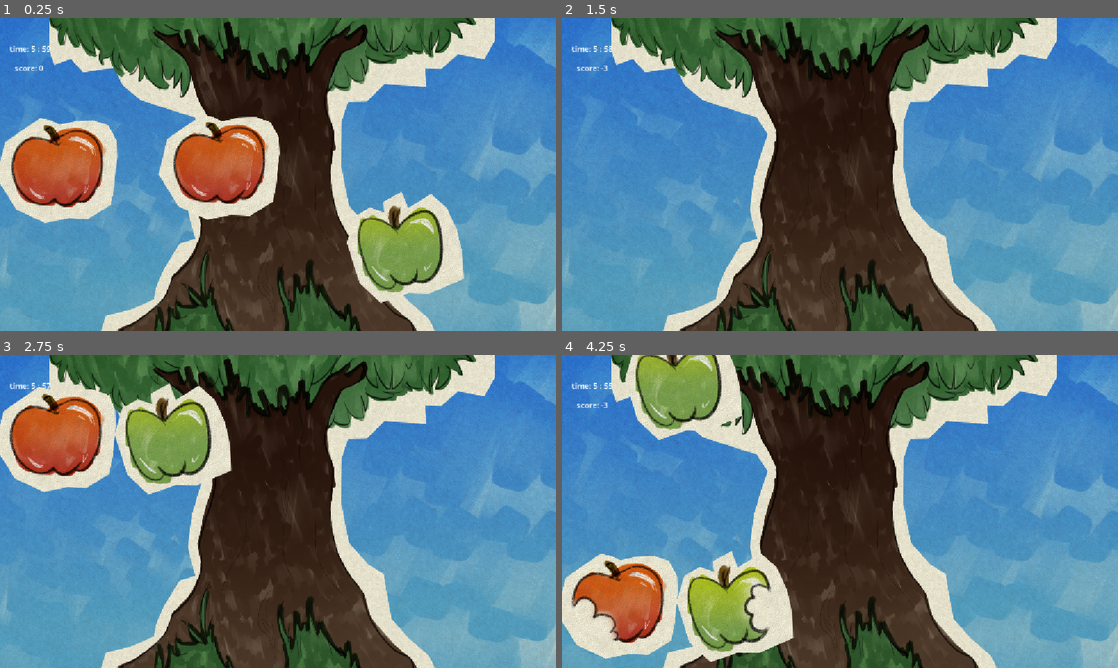
Above: before the commit, frames 1-4 (two rows, left to right).
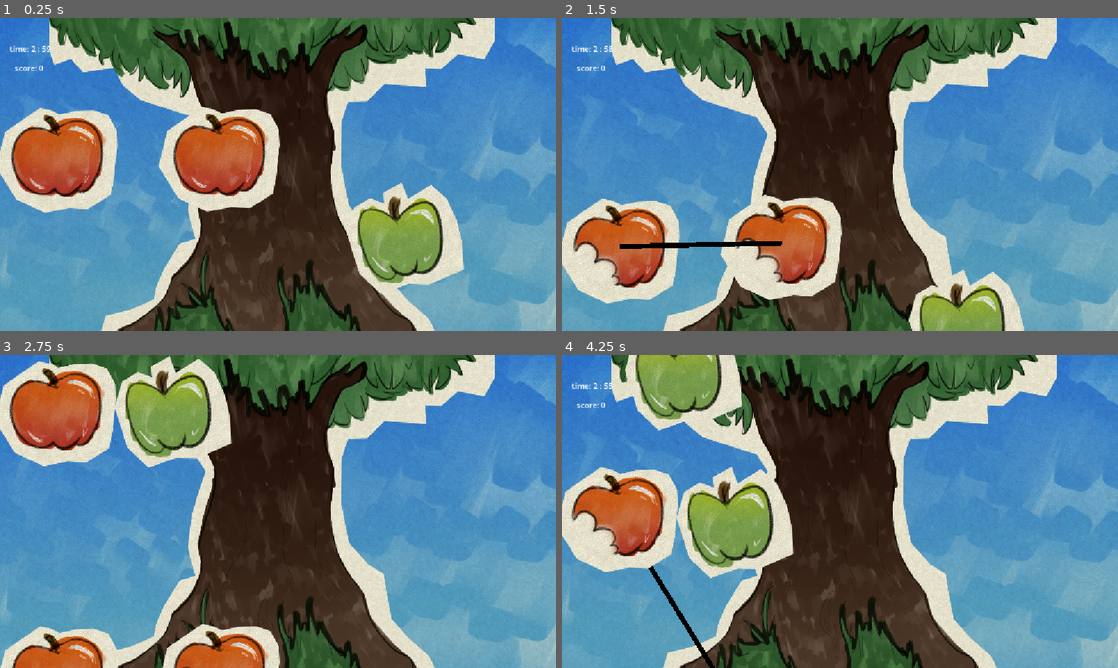
Above: after the commit, the same moments.

Repository: evelicry/Apple-Link
Game: Godot game, scene res://scenes/main.tscn
Two runs of this game, one before a commit and one after it. Both use one fixed random seed, a clock stepped at 60 frames per second and the inputs below.
Inputs (mouse positions are in pixels of both pictures, inside the frame that each line leads up to):
- Up to frame 1 (0.25 s): no input
- Up to frame 2 (1.5 s): move the mouse to (623, 193) at 0.52 s; click (623, 193) at 0.67 s; move the mouse to (784, 268) at 1.27 s; click (784, 268) at 1.42 s
- Up to frame 3 (2.75 s): move the mouse to (333, 442) at 2.02 s; click (333, 442) at 2.17 s
- Up to frame 4 (4.25 s): move the mouse to (617, 436) at 2.77 s; click (617, 436) at 2.92 s; move the mouse to (728, 524) at 3.52 s; click (728, 524) at 3.67 s

The runs differ from the first frame. In frame 1, 9.5% of the frame differs, in the area x 0-84%, y 8-92%; in frame 2, 14%; in frame 3, 17%; in frame 4, 23%, in the area x 0-42%, y 0-100%.

Commit message:
Update main.tscn

Diff:
--- a/scenes/main.tscn
+++ b/scenes/main.tscn
@@ -6,6 +6,8 @@
 [ext_resource type="Texture2D" uid="uid://3d0pqjqcoqu3" path="res://sprites/apple_tree.webp" id="4_jyhfs"]
 [ext_resource type="Texture2D" uid="uid://dy24eyce547d0" path="res://sprites/sky.webp" id="4_tbgi4"]
 [ext_resource type="PackedScene" uid="uid://cln68yaevk3i8" path="res://scenes/FakeApple.tscn" id="6_tefeu"]
+[ext_resource type="AudioStream" uid="uid://sdq0nx0dpvgk" path="res://Audio/Music/spencer_yk-little-slimex27s-adventure-151007.mp3" id="7_o6xl0"]
+[ext_resource type="AudioStream" uid="uid://cd0x5am0aius" path="res://Audio/freesound_community-apple-bite-85720.mp3" id="8_tipki"]
 
 [sub_resource type="RectangleShape2D" id="RectangleShape2D_kuldn"]
 size = Vector2(1477, 197)
@@ -34,6 +36,7 @@
 
 [node name="ObjectLinker" type="Line2D" parent="." unique_id=1677003764]
 position = Vector2(2, -9)
+default_color = Color(0, 0, 0, 1)
 script = ExtResource("2_0wfyh")
 metadata/_custom_type_script = "uid://dv0sgwkv1e80e"
 
@@ -43,10 +46,11 @@
 [node name="Floor" type="Area2D" parent="." unique_id=76121293]
 position = Vector2(9, -22)
 
-[node name="CollisionShape2D" type="CollisionShape2D" parent="Floor" unique_id=798370726]
+[node name="Area2D" type="Area2D" parent="Floor" unique_id=1482656509]
+
+[node name="CollisionShape2D" type="CollisionShape2D" parent="Floor/Area2D" unique_id=798370726]
 position = Vector2(434.5, 502.5)
 shape = SubResource("RectangleShape2D_kuldn")
-script = ExtResource("1_sugp2")
 
 [node name="Camera2D" type="Camera2D" parent="." unique_id=1685695253]
 position = Vector2(458, 66)
@@ -56,7 +60,7 @@
 autostart = true
 
 [node name="GameEndTimer" type="Timer" parent="." unique_id=1441941482]
-wait_time = 360.0
+wait_time = 180.0
 autostart = true
 
 [node name="TimeLabel" type="Label" parent="." unique_id=241298499]
@@ -73,6 +77,18 @@
 offset_bottom = -143.0
 text = "Score"
 
-[connection signal="area_entered" from="Floor" to="." method="_on_floor_area_entered"]
+[node name="BackgroundMusic" type="AudioStreamPlayer2D" parent="." unique_id=401768494]
+stream = ExtResource("7_o6xl0")
+autoplay = true
+parameters/looping = false
+
+[node name="BitingReal" type="AudioStreamPlayer2D" parent="." unique_id=1486093570]
+stream = ExtResource("8_tipki")
+
+[node name="BitingFake" type="AudioStreamPlayer2D" parent="." unique_id=226818144]
+stream = ExtResource("8_tipki")
+volume_db = 2.0
+pitch_scale = 2.66
+
 [connection signal="body_entered" from="Floor" to="." method="_on_floor_body_entered"]
 [connection signal="timeout" from="AppleSpawnTimer" to="." method="_on_timer_timeout"]
